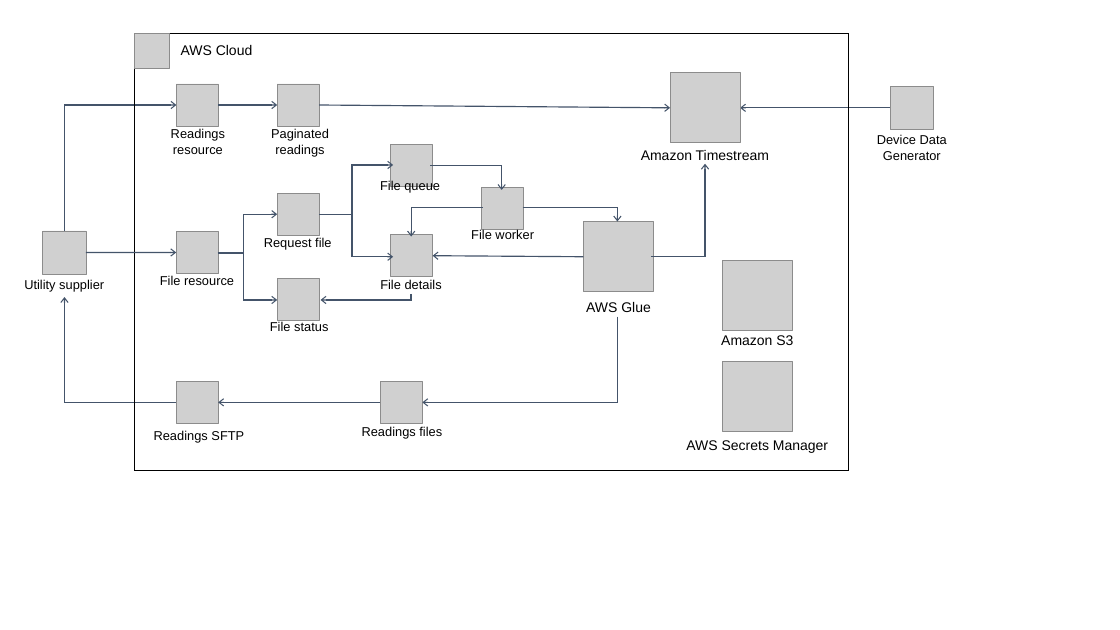
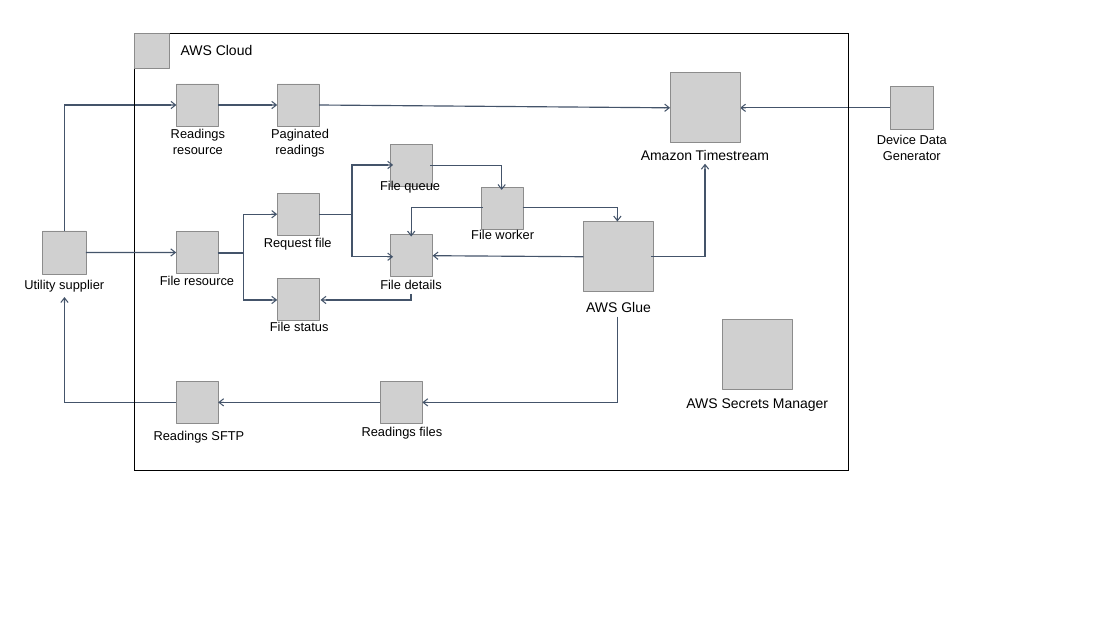
Before and after one commit to aws-quickstart/quickstart-aws-utility-meter-headend-system-simulator, a slide deck: slide 1 of docs/deployment_guide/images/headend-system-simulator-architecture-diagram.pptx. Drawn at 1120x630 pixels with LibreOffice and Linux fonts; fonts in the diff are those of the drawing; grey boxes stand for pictures. Boxes give left, top, right and bottom in pixels: in the first picture for what was removed or moved away, otherwise in the second. Text is boxed around its words. In the diff, an @@ line names an element or a change of style, - is before the commit and + after.

```diff
--- a/docs/deployment_guide/images/headend-system-simulator-architecture-diagram.pptx
+++ b/docs/deployment_guide/images/headend-system-simulator-architecture-diagram.pptx
@@ picture removed at [723, 260, 792, 330] @@
@@ picture: place and size @@
-picture at [723, 361, 792, 431]
+picture at [723, 319, 792, 389]
@@ text removed at [721, 335, 793, 345] @@
-Amazon S3
@@ text "AWS Secrets Manager": place and size @@
-text "AWS Secrets Manager" at [686, 440, 828, 453]
+text "AWS Secrets Manager" at [686, 398, 828, 411]
```
Also in this commit, not shown: 1 other file.
